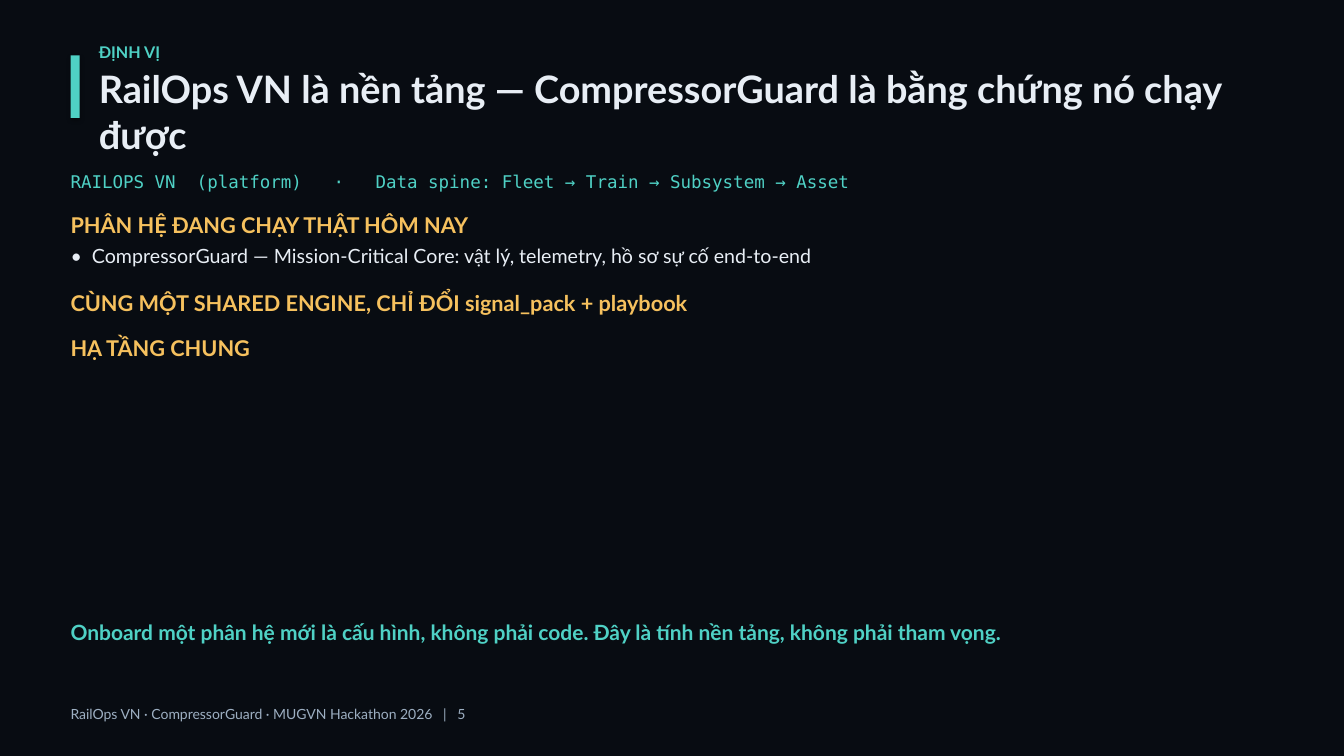
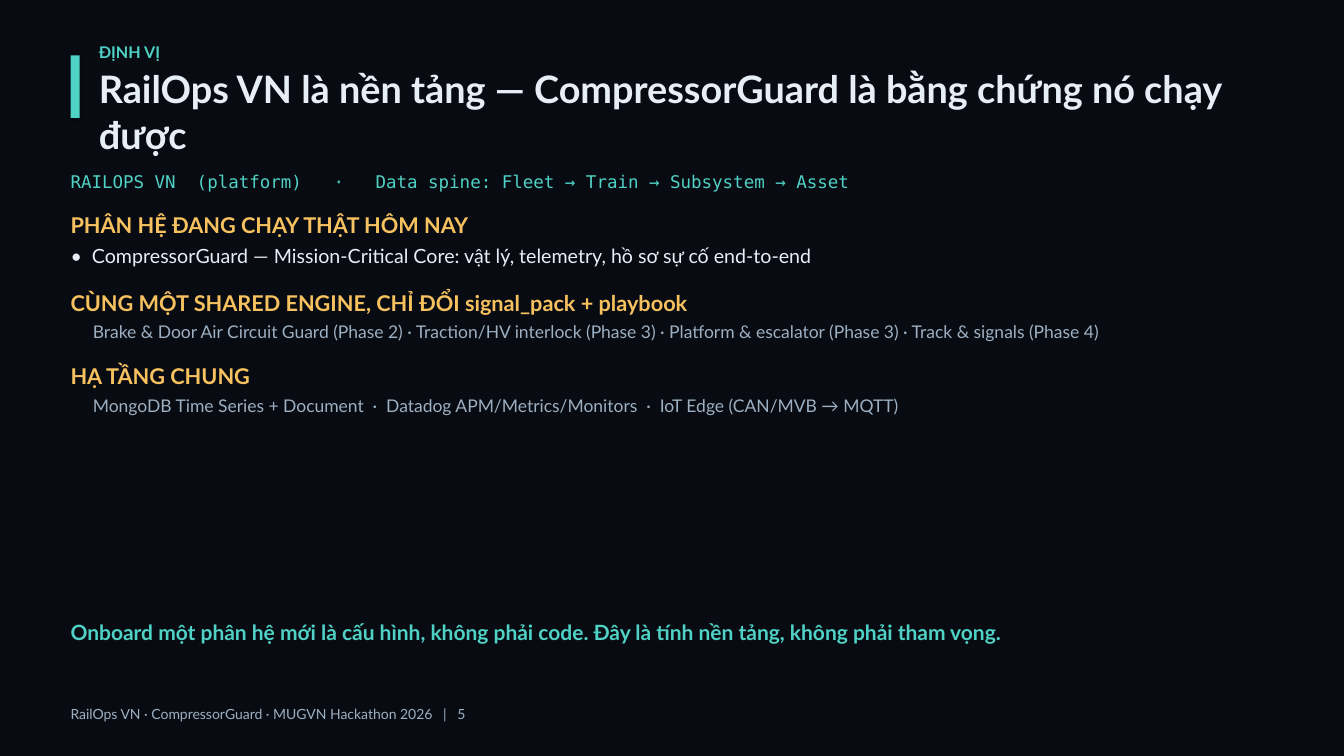
Before and after one commit to gnuhhung317/rails-ops, a slide deck: slide 5 of docs/railops-vn-final-deck.pptx. Drawn at 1344x756 pixels with LibreOffice and Linux fonts; fonts in the diff are those of the drawing. Boxes give left, top, right and bottom in pixels: in the first picture for what was removed or moved away, otherwise in the second. Text is boxed around its words. In the diff, an @@ line names an element or a change of style, - is before the commit and + after.

```diff
--- a/docs/railops-vn-final-deck.pptx
+++ b/docs/railops-vn-final-deck.pptx
@@ text at box(93, 324, 1099, 341): paragraph added @@
+Brake & Door Air Circuit Guard (Phase 2) · Traction/HV interlock (Phase 3) · Platform & escalator (Phase 3) · Track & signals (Phase 4)
@@ text at box(93, 398, 898, 415): paragraph added @@
+MongoDB Time Series + Document · Datadog APM/Metrics/Monitors · IoT Edge (CAN/MVB → MQTT)
```
Also in this commit, not shown: 2 other slides changed, 4 other files.
